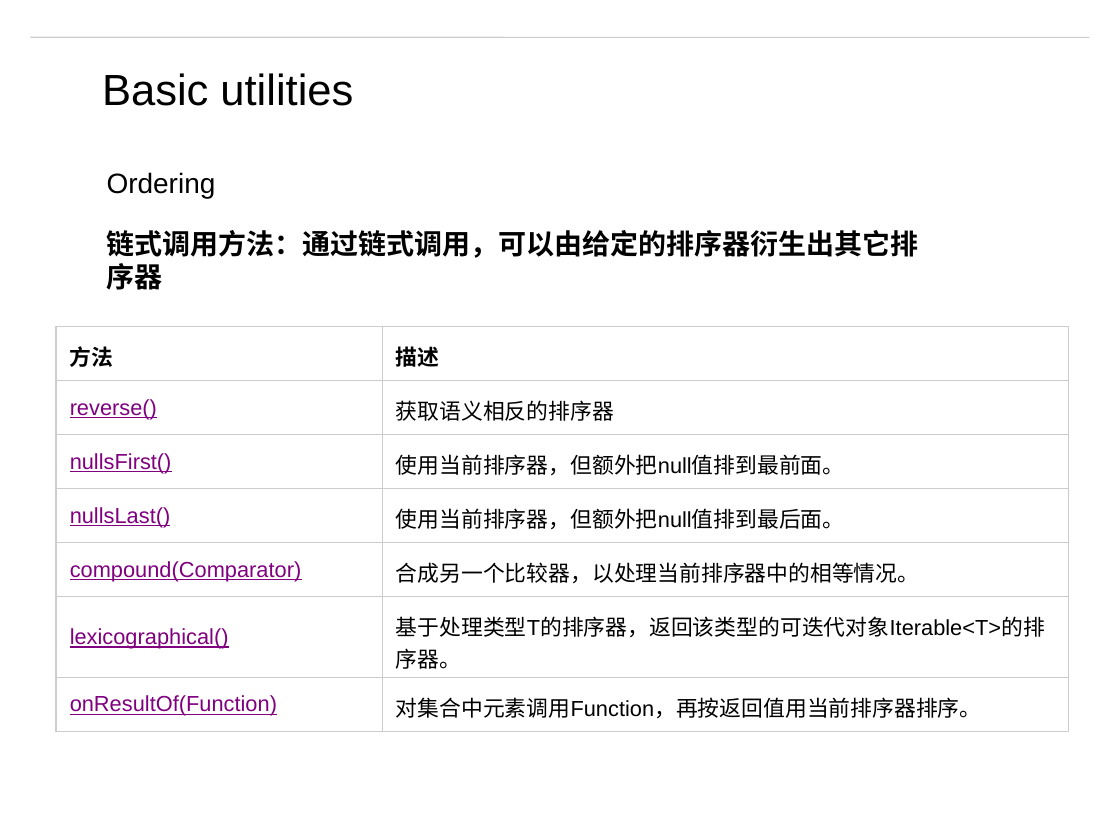
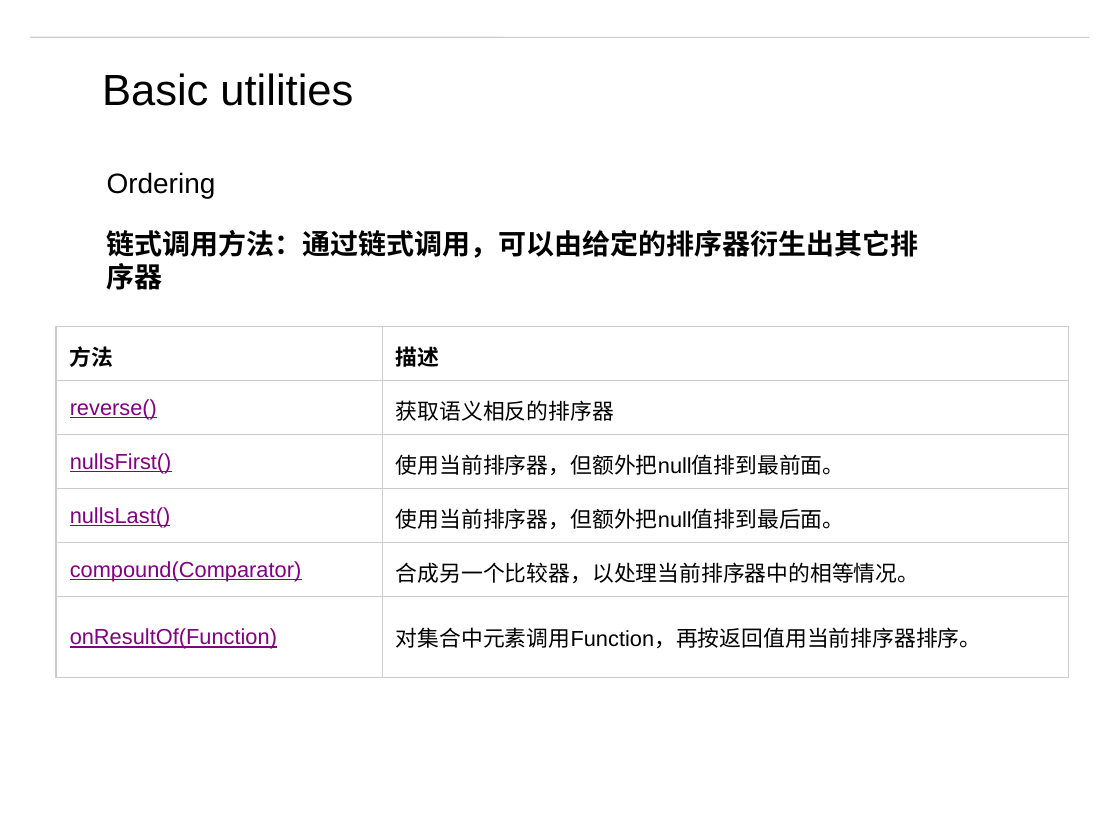
Before and after one commit to matt19870107/Guava, a slide deck: slide 23 of Guava.pptx. Drawn at 1120x840 pixels with LibreOffice and Linux fonts; fonts in the diff are those of the drawing; background and template pictures are left out. Boxes give left, top, right and bottom in pixels: in the first picture for what was removed or moved away, otherwise in the second. Text is boxed around its words. In the diff, an @@ line names an element or a change of style, - is before the commit and + after.

```diff
--- a/Guava.pptx
+++ b/Guava.pptx
@@ table at <box>56,327,1068,678</box> @@
-row 6: lexicographical() | 基于处理类型T的排序器，返回该类型的可迭代对象Iterable<T>的排序器。
```
Also in this commit, not shown: 1 slide added, 8 other files.
